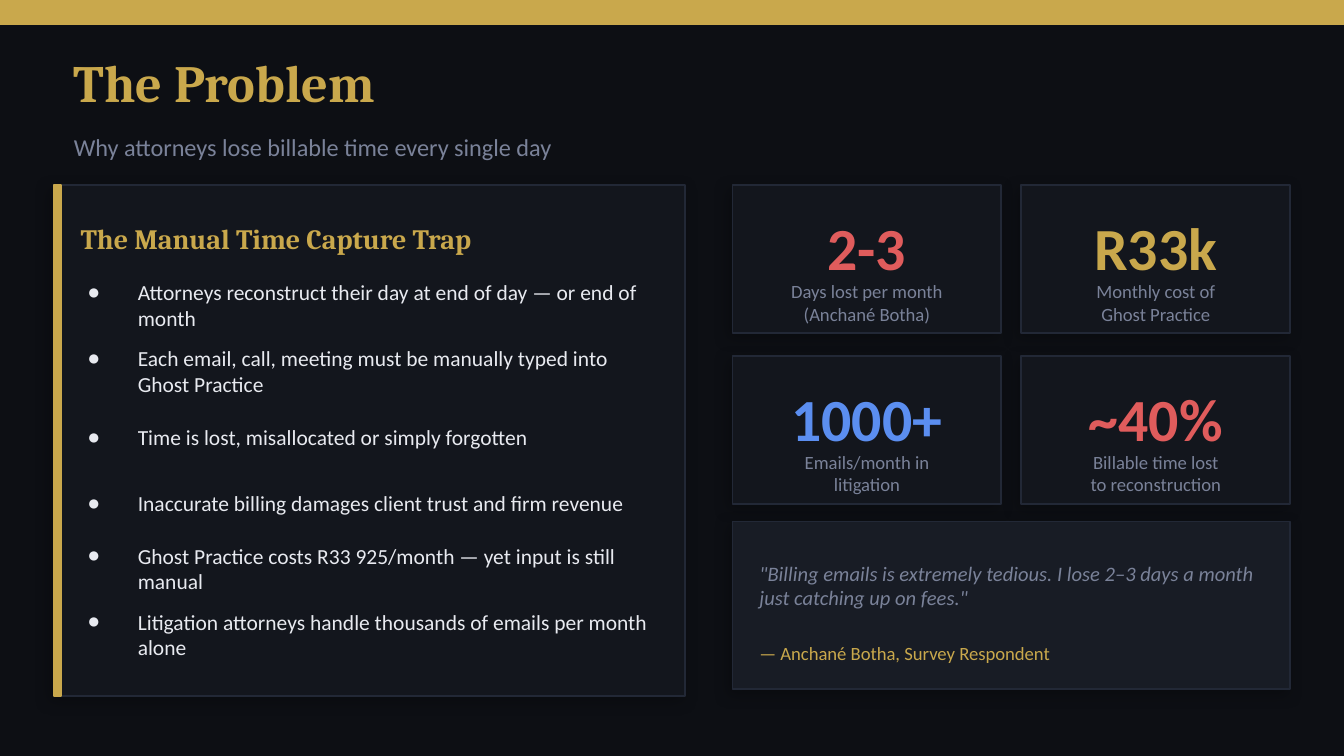
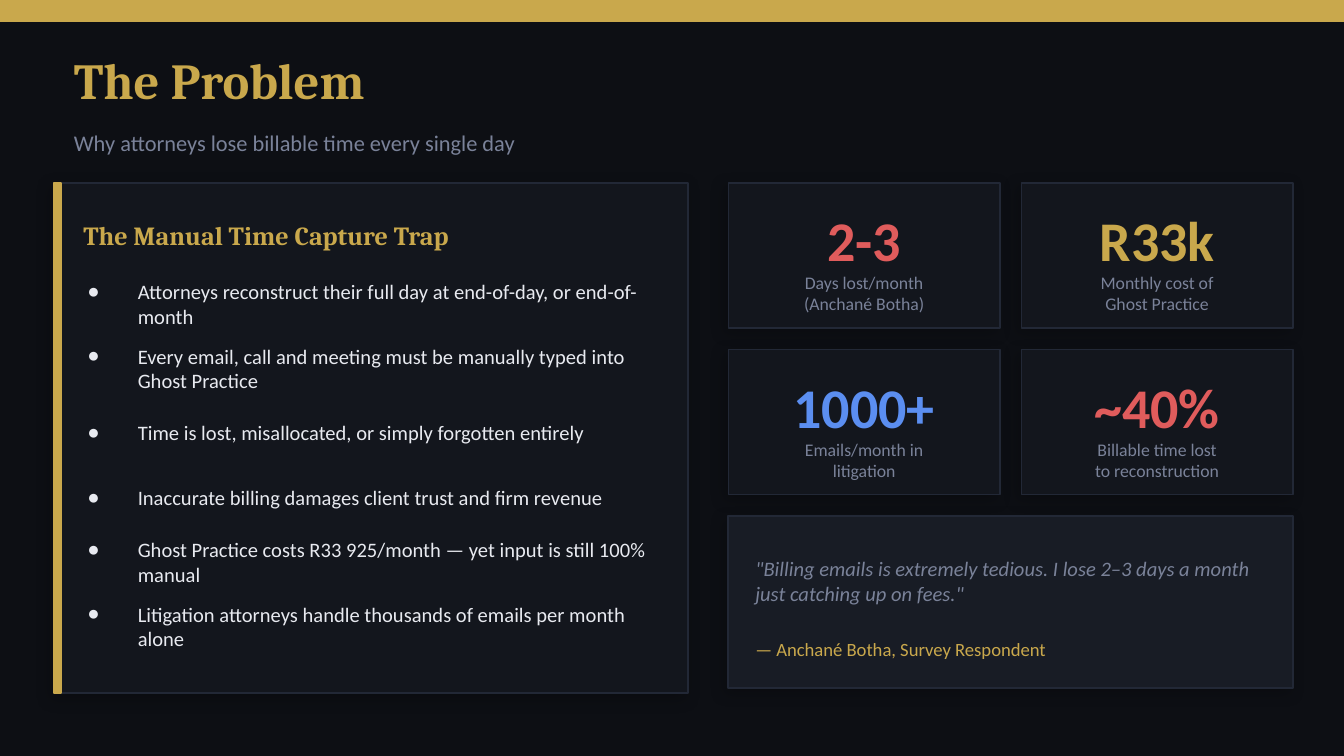
Before and after one commit to konethegreat/timelex-automated-time-tracking, a slide deck: slide 2 of timelex-presenation/TimeLex_Assessment_Presentation.pptx. Drawn at 1344x756 pixels with LibreOffice and Linux fonts; fonts in the diff are those of the drawing. Boxes give left, top, right and bottom in pixels: in the first picture for what was removed or moved away, otherwise in the second. Text is boxed around its words. In the diff, an @@ line names an element or a change of style, - is before the commit and + after.

Commit message:
Add initial presentation file for TimeLex Assessment

```diff
--- a/timelex-presenation/TimeLex_Assessment_Presentation.pptx
+++ b/timelex-presenation/TimeLex_Assessment_Presentation.pptx
@@ text "The Problem" at [74,64,365,100]: size 28 to 27 pt @@
@@ text "Why attorneys lose billable time ..." at [74,135,514,155]: size 13 to 12 pt @@
@@ text "The Manual Time Capture Trap" at [83,227,449,251]: size 15 to 14 pt @@
@@ rectangle: place and size @@
-rectangle at [732,185,1001,333]
+rectangle at [728,183,1000,328]
@@ text "2-3": place and size @@
-text "2-3" at [827,231,906,271]
+text "2-3" at [827,224,901,262]
@@ rectangle: place and size @@
-rectangle at [1021,185,1290,333]
+rectangle at [1021,183,1293,328]
@@ text at [138,284,637,324]: text changed; size 11.5 to 11 pt @@
-● Attorneys reconstruct their day at end of day — or end of month
+● Attorneys reconstruct their full day at end-of-day, or end-of-month
@@ text "Days lost/month": place and size @@
-text "Days lost/month" at [791,285,942,324]
+text "Days lost/month" at [804,277,924,312]
@@ text at [804,297,924,312]: size 10 to 9.5 pt in "(Anchané Botha)" @@
@@ text at [805,277,924,292]: text changed; size 10 to 9.5 pt @@
-Days lost per month
+Days lost/month
@@ text "Monthly cost of": place and size @@
-text "Monthly cost of" at [1096,285,1215,321]
+text "Monthly cost of" at [1101,277,1214,310]
@@ text at [138,349,625,388]: text changed; size 11.5 to 11 pt @@
-● Each email, call, meeting must be manually typed into Ghost Practice
+● Every email, call and meeting must be manually typed into Ghost Practice
@@ shadow changed in 6 elements at [54,183,688,694], [728,516,1293,688], [1021,183,1293,328], [728,183,1000,328], [1021,349,1293,495], [728,349,1000,495] @@
@@ rectangle: place and size @@
-rectangle at [732,356,1001,504]
+rectangle at [728,349,1000,495]
@@ rectangle: place and size @@
-rectangle at [1021,356,1290,504]
+rectangle at [1021,349,1293,495]
@@ size 32 to 30 pt in 4 elements at [1100,221,1215,262], [827,224,901,262], [1094,389,1219,429], [793,391,934,429] @@
@@ text "1000+": place and size @@
-text "1000+" at [791,402,942,442]
+text "1000+" at [793,391,934,429]
@@ text "~40%": place and size @@
-text "~40%" at [1089,400,1223,442]
+text "~40%" at [1094,389,1219,429]
@@ text at [138,425,583,444]: text changed; size 11.5 to 11 pt @@
-● Time is lost, misallocated or simply forgotten
+● Time is lost, misallocated, or simply forgotten entirely
@@ size 10 to 9.5 pt in 3 elements at [1101,277,1214,310], [1095,444,1219,477], [805,444,923,480] @@
@@ text "Emails/month in": place and size @@
-text "Emails/month in" at [805,456,929,494]
+text "Emails/month in" at [805,444,923,480]
@@ text "Billable time lost": place and size @@
-text "Billable time lost" at [1091,456,1221,491]
+text "Billable time lost" at [1095,444,1219,477]
@@ text "Inaccurate billing damages client trust ..." at [138,490,602,509]: size 11.5 to 11 pt @@
@@ rectangle: place and size @@
-rectangle at [732,521,1290,689]
+rectangle at [728,516,1293,688]
@@ text ""Billing emails is extremely tedious. ...": place and size @@
-text ""Billing emails is extremely tedious. ..." at [759,567,1254,609]
+text ""Billing emails is extremely tedious. ..." at [755,562,1249,605]
@@ text at [138,542,645,582]: text changed; size 11.5 to 11 pt @@
-● Ghost Practice costs R33 925/month — yet input is still manual
+● Ghost Practice costs R33 925/month — yet input is still 100% manual
@@ text "Litigation attorneys handle thousands of ..." at [138,607,625,646]: size 11.5 to 11 pt @@
@@ text "Litigation attorneys handle thousands of ...": place and size @@
-text "Litigation attorneys handle thousands of ..." at [138,615,647,655]
+text "Litigation attorneys handle thousands of ..." at [138,607,625,646]
@@ text "— Anchané Botha, Survey Respondent": place and size @@
-text "— Anchané Botha, Survey Respondent" at [780,647,1049,663]
+text "— Anchané Botha, Survey Respondent" at [776,643,1045,659]
```
Also in this commit, not shown: 16 other slides changed, 1 slide added, 2 other files.
